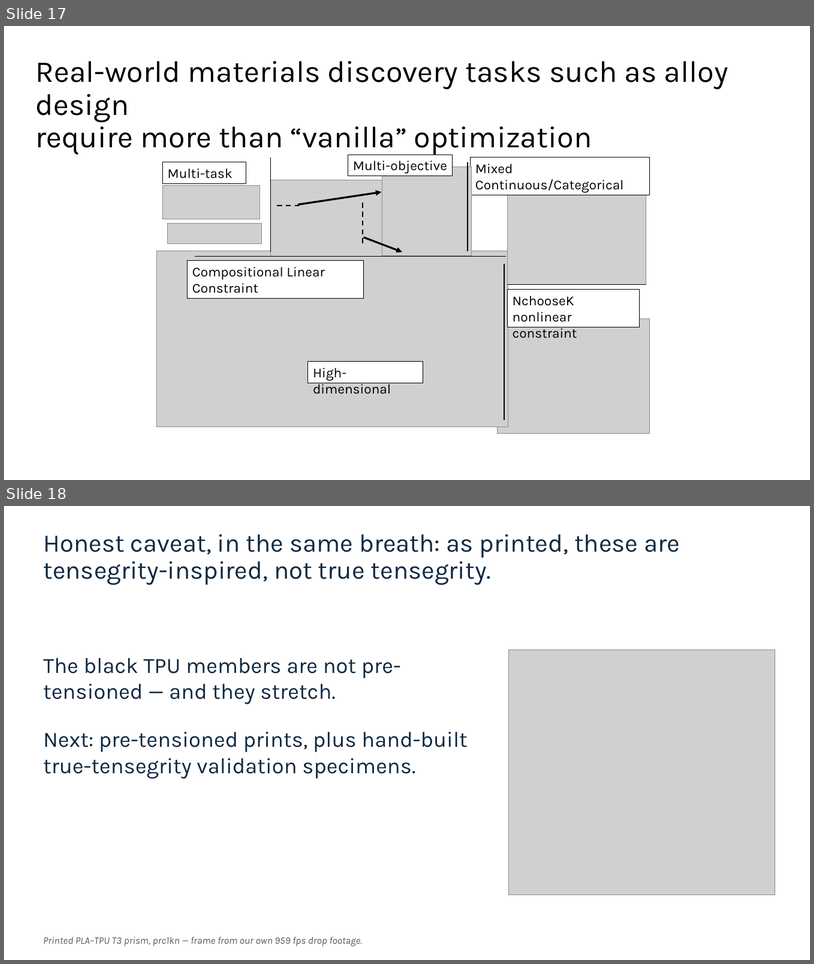
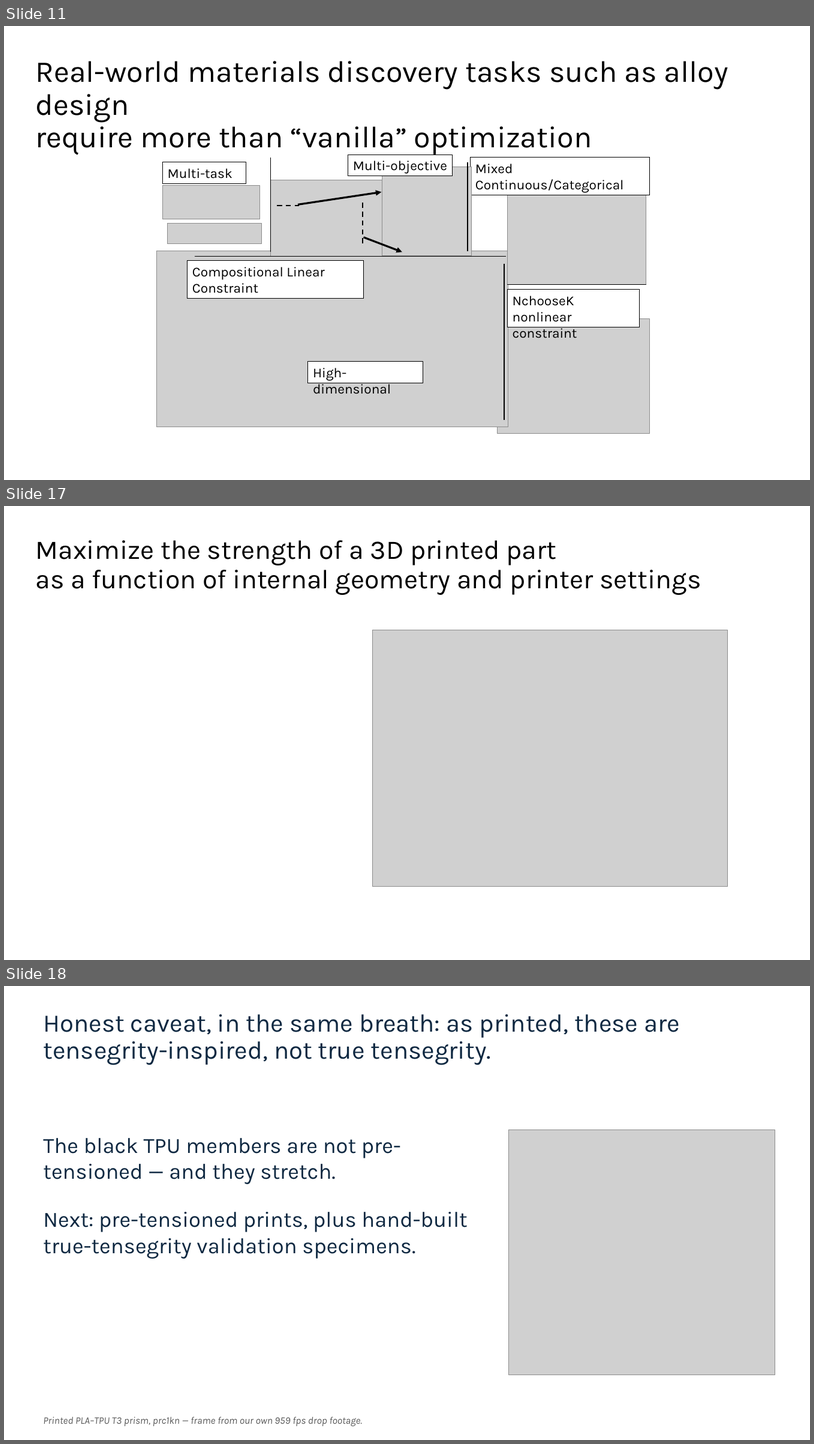
Before and after one commit to vertical-cloud-lab/tensegrity-optimization, a slide deck: presentation/Slide Decks/IDETC Supplement Slides (BO block + gap + video + accel).pptx. Shown one above the other, each under a label of ours: slides 17 and 18 before the commit, slides 11, 17 and 18 after it; the slides between them are not shown. The pictures are 814x964 and 814x1444 pixels, drawn with LibreOffice and Linux fonts; fonts in the diff are those of the drawing; grey boxes stand for pictures. Boxes give left, top, right and bottom in pixels: in the first picture for what was removed or moved away, otherwise in the second. Text is boxed around its words. In the diff, an @@ line names an element or a change of style, - is before the commit and + after.

```diff
--- a/presentation/Slide Decks/IDETC Supplement Slides (BO block + gap + video + accel).pptx
+++ b/presentation/Slide Decks/IDETC Supplement Slides (BO block + gap + video + accel).pptx
@@ slide 17 added at [4,506,810,960], background #FFFFFF @@
@@ title added at [35,540,701,595], 32 pt, text #000000 @@
+Maximize the strength of a 3D printed part
+as a function of internal geometry and printer settings
@@ picture added at [372,630,728,886] @@
@@ what was slide 17 is now slide 11 @@
```
Also in this commit, not shown: 5 other slides added, 6 slides removed, 12 other files.
